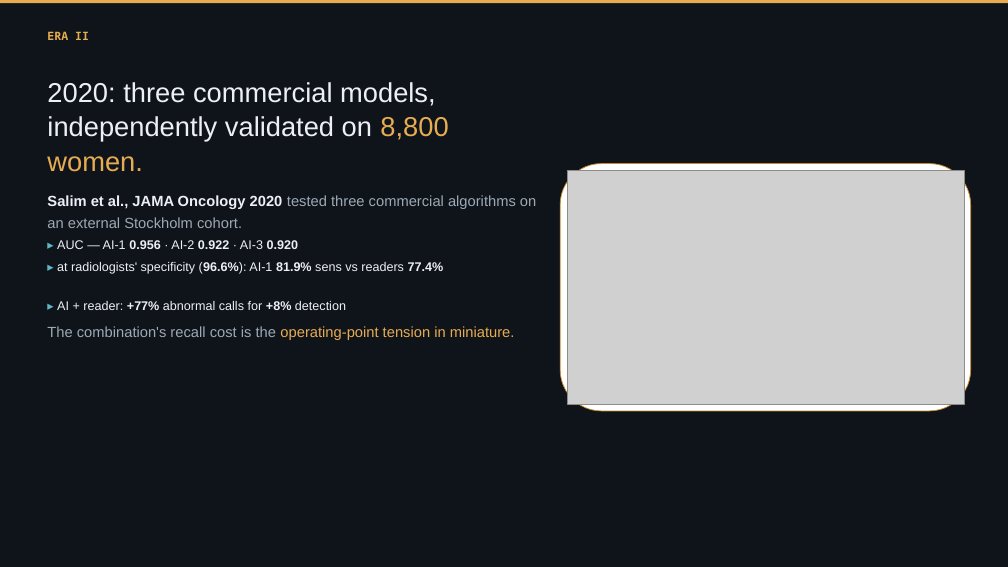
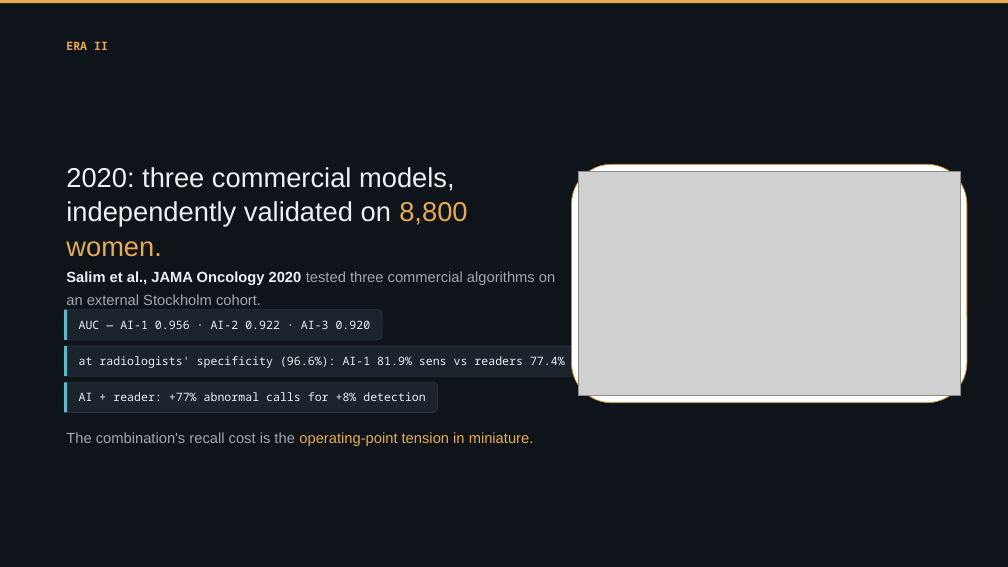
Before and after one commit to Emory-HITI/Mammo, a slide deck: slide 17 of keynote-iwbi-2026/pptx/IWBI2026_Trivedi_FULL_keynote.pptx. Drawn at 1008x567 pixels with LibreOffice and Linux fonts; fonts in the diff are those of the drawing; grey boxes stand for pictures. Boxes give left, top, right and bottom in pixels: in the first picture for what was removed or moved away, otherwise in the second. Text is boxed around its words. In the diff, an @@ line names an element or a change of style, - is before the commit and + after.

```diff
--- a/keynote-iwbi-2026/pptx/IWBI2026_Trivedi_FULL_keynote.pptx
+++ b/keynote-iwbi-2026/pptx/IWBI2026_Trivedi_FULL_keynote.pptx
@@ text "ERA II": place and size @@
-text "ERA II" at <box>47,31,89,40</box>
+text "ERA II" at <box>66,41,108,50</box>
@@ text "ERA II" at <box>66,41,108,50</box>: line spacing 1.14 to 1.28 @@
@@ text "2020: three commercial models, independently ...": place and size @@
-text "2020: three commercial models, independently ..." at <box>47,82,448,172</box>
+text "2020: three commercial models, independently ..." at <box>66,167,467,257</box>
@@ rounded rectangle: place and size @@
-rounded rectangle at <box>560,163,971,411</box>
+rounded rectangle at <box>572,164,967,402</box>
@@ picture: place and size @@
-picture at <box>567,170,964,404</box>
+picture at <box>578,171,960,395</box>
@@ text "Salim et al., JAMA Oncology ...": place and size @@
-text "Salim et al., JAMA Oncology ..." at <box>47,195,536,228</box>
+text "Salim et al., JAMA Oncology ..." at <box>66,271,555,305</box>
@@ text "Salim et al., JAMA Oncology ..." at <box>66,271,555,305</box>: line spacing 1.25 to 1.28 @@
@@ rounded rectangle "AUC — AI-1 0.956 · ...": place and size @@
-rounded rectangle "AUC — AI-1 0.956 · ..." at <box>57,240,298,249</box>
+rounded rectangle "AUC — AI-1 0.956 · ..." at <box>64,310,382,340</box>
@@ rectangle added at <box>64,310,67,340</box>, fill #5FB7C9 @@
@@ text in rounded rectangle at <box>79,320,371,329</box>: text changed; size 12 to 11 pt; font Arial to Noto Sans Mono @@
-▸ AUC — AI-1 0.956 · AI-2 0.922 · AI-3 0.920
+AUC — AI-1 0.956 · AI-2 0.922 · AI-3 0.920
@@ rounded rectangle "at radiologists' specificity (96.6%): AI-1 ...": place and size @@
-rounded rectangle "at radiologists' specificity (96.6%): AI-1 ..." at <box>57,262,444,274</box>
+rounded rectangle "at radiologists' specificity (96.6%): AI-1 ..." at <box>64,346,577,377</box>
@@ rectangle added at <box>64,346,67,377</box>, fill #5FB7C9 @@
@@ text in rounded rectangle at <box>79,356,565,368</box>: text changed; size 12 to 11 pt; font Arial to Noto Sans Mono @@
-▸ at radiologists' specificity (96.6%): AI-1 81.9% sens vs readers 77.4%
+at radiologists' specificity (96.6%): AI-1 81.9% sens vs readers 77.4%
@@ vertical alignment top to middle; fill none to #1B232D; outline none to #2A333E 0.75 pt in 3 elements at <box>64,310,382,340</box>, <box>64,346,577,377</box>, <box>64,383,438,413</box> @@
@@ rounded rectangle "AI + reader: +77% abnormal ...": place and size @@
-rounded rectangle "AI + reader: +77% abnormal ..." at <box>57,301,346,310</box>
+rounded rectangle "AI + reader: +77% abnormal ..." at <box>64,383,438,413</box>
@@ rectangle added at <box>64,383,67,413</box>, fill #5FB7C9 @@
@@ text in rounded rectangle at <box>79,392,425,401</box>: text changed; size 12 to 11 pt; font Arial to Noto Sans Mono @@
-▸ AI + reader: +77% abnormal calls for +8% detection
+AI + reader: +77% abnormal calls for +8% detection
@@ text "The combination's recall cost is ..." at <box>66,432,534,446</box>: line spacing 1.25 to 1.28 @@
@@ text "The combination's recall cost is ...": place and size @@
-text "The combination's recall cost is ..." at <box>47,326,515,340</box>
+text "The combination's recall cost is ..." at <box>66,432,534,446</box>
```
Also in this commit, not shown: 57 other slides changed, 1 slide added, 1 slide removed, 14 other files.
